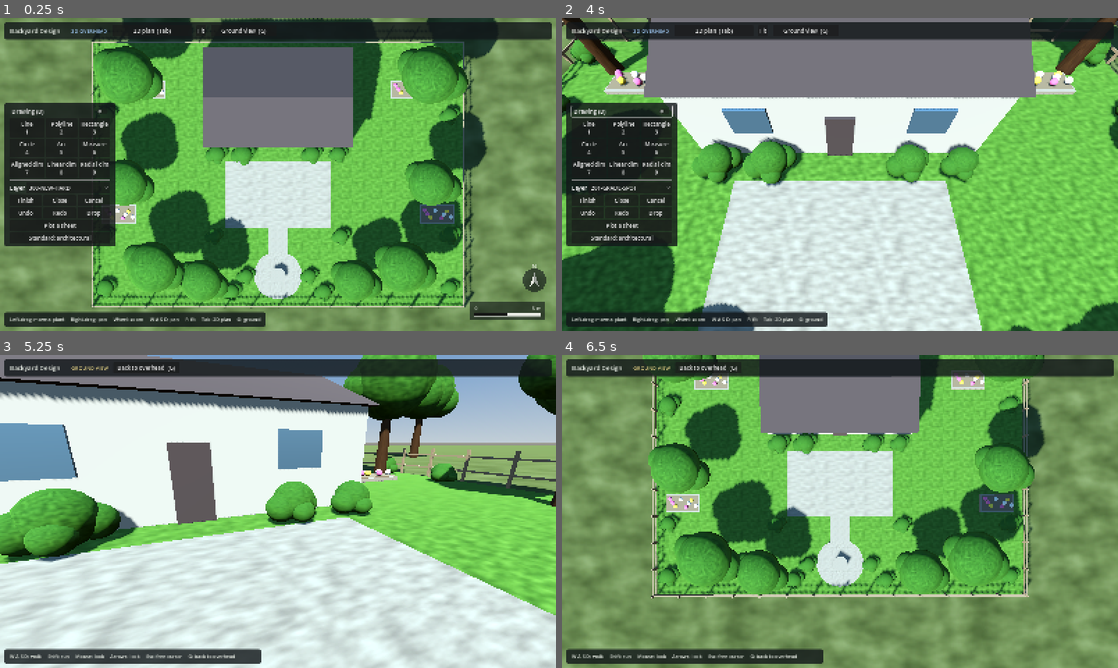
Above: before the commit, frames 1-4 (two rows, left to right).
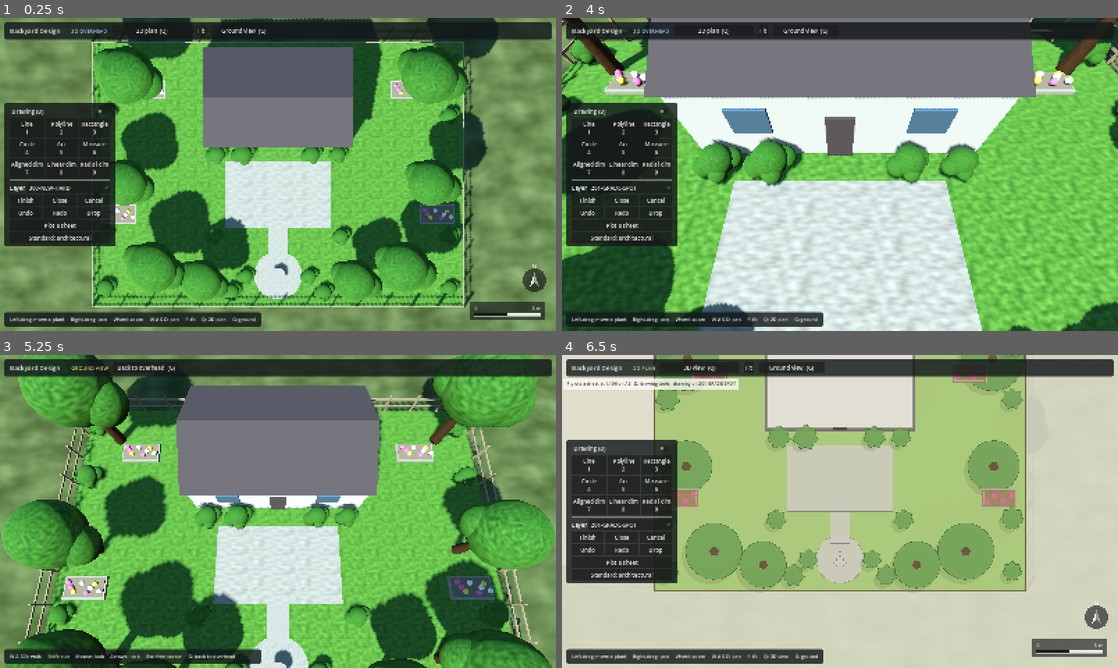
Above: after the commit, the same moments.

Repository: evanmac03/landscaping-planner
Game: Godot game, scene res://scenes/main.tscn
The game is run twice, just before and just after one commit, with the same random seed, the same clock (stepped at 60 frames per second) and the same inputs.
Inputs (mouse positions are in pixels of both pictures, inside the frame that each line leads up to):
- Up to frame 1 (0.25 s): no input
- Up to frame 2 (4 s): click "300-NEW-HARD" at 0.5 s; click "300-NEW-HARD" at 1.25 s; click "Fit" at 2 s; click "Ground view (G)" at 2.75 s; tap Enter (draft_finish) at 3.5 s; move the mouse to (962, 158) at 3.52 s; hold W (move_forward) from 3.53 s (still down); hold F (fit_view) from 3.53 s (still down); click (962, 158) at 3.67 s; tap Tab (toggle_view) at 3.8 s
- Up to frame 3 (5.25 s): release W (move_forward) at 4.25 s; release F (fit_view) at 4.25 s; drag from (166, 527) to (250, 574) at 4.27 s; move the mouse to (289, 505) at 5.02 s; hold W (move_forward) from 5.03 s (still down); hold Tab (toggle_view) from 5.03 s (still down); tap 5 (draft_arc) at 5.1 s
- Up to frame 4 (6.5 s): release W (move_forward) at 5.75 s; release Tab (toggle_view) at 5.75 s; drag from (812, 574) to (673, 464) at 5.77 s

The runs differ from the first frame. In frame 1, 0.2% of the frame differs, in the area x 24-48%, y 3-99%; in frame 2, 0.3%; in frame 3, 82%; in frame 4, 93%, in the area x 0-100%, y 0-100%.

Commit message:
Put the view switch on Q, and give the keyboard back to the drawing
Q swaps the 2D plan and the 3D overhead view. It is listed first in the binding, so it is the key the hints and the button name - and both read it out of the input map instead of spelling it, so a rebind moves the labels with it. Tab and V stay as aliases.

The reason Tab needed replacing at all: a HUD control that holds focus swallows Tab before _unhandled_input is offered it, so clicking the palette once silently left the view switch dead and left Enter pressing the button that had focus rather than finishing the shape. The HUD now keeps every control out of the focus chain.

Diff:
--- a/project.godot
+++ b/project.godot
@@ -26,7 +26,8 @@
 
 toggle_view={
 "deadzone": 0.5,
-"events": [Object(InputEventKey,"resource_local_to_scene":fa …(140 unchanged characters)… d":false,"keycode":0,"physical_keycode":4194306,"key_label":0,"unicode":0,"location":0,"echo":false,"script":null)
+"events": [Object(InputEventKey,"resource_local_to_scene":fa …(140 unchanged characters)… d":false,"keycode":0,"physical_keycode":81,"key_label":0,"unicode":0,"location":0,"echo":false,"script":null)
+, Object(InputEventKey,"resource_local_to_scene":false,"resource_name":"","device":-1,"window_id":0,"alt_pressed":false,"shift_pressed":false,"ctrl_pressed":false,"meta_pressed":false,"pressed":false,"keycode":0,"physical_keycode":4194306,"key_label":0,"unicode":0,"location":0,"echo":false,"script":null)
 , Object(InputEventKey,"resource_local_to_scene":false,"resource_name":"","device":-1,"window_id":0,"alt_pressed":false …(181 unchanged characters)…
 ]
 }
--- a/scenes/ui/hud.tscn
+++ b/scenes/ui/hud.tscn
@@ -76,7 +76,7 @@
 custom_minimum_size = Vector2(228, 0)
 layout_mode = 2
 size_flags_vertical = 4
-text = "Go to ground view  (Tab)"
+text = "3D view  (Q)"
 
 [node name="FitButton" type="Button" parent="Root/TopBar/Row"]
 unique_name_in_owner = true
@@ -111,7 +111,7 @@
 size_flags_vertical = 4
 theme_override_colors/font_color = Color(0.9, 0.92, 0.89, 1)
 theme_override_font_sizes/font_size = 14
-text = "Right-drag: pan     Wheel: zoom     W A S D: pan     Tab: ground view"
+text = "Right-drag: pan     Wheel: zoom     W A S D: pan     F: fit     Q: 3D view     G: ground"
 
 [node name="DraftHints" type="PanelContainer" parent="Root"]
 unique_name_in_owner = true
--- a/scripts/hud.gd
+++ b/scripts/hud.gd
@@ -7,8 +7,13 @@
 const DraftControllerScript := preload("res://scripts/draft/draft_controller.gd")
 
 const EDIT_HINTS := "Left-drag: move a plant     "
-const HINTS_2D := EDIT_HINTS + "Right-drag: pan     Wheel: zoom     W A S D: pan     F: fit     Tab: 3D view     G: ground"
-const HINTS_3D := EDIT_HINTS + "Right-drag: pan     Wheel: zoom     W A S D: pan     F: fit     Tab: 2D plan     G: ground"
+## The key that swaps the two overhead views is written as a token and filled in
+## from the input map: it is the one key in these lines that gets rebound, and a
+## hint naming a key that no longer switches anything is the same class of lie as a
+## legend entry that does nothing.
+const VIEW_KEY_TOKEN := "%VIEW%"
+const HINTS_2D := EDIT_HINTS + "Right-drag: pan     Wheel: zoom     W A S D: pan     F: fit     %VIEW%: 3D view     G: ground"
+const HINTS_3D := EDIT_HINTS + "Right-drag: pan     Wheel: zoom     W A S D: pan     F: fit     %VIEW%: 2D plan     G: ground"
 const HINTS_GROUND := "W A S D: walk     Shift: run     Mouse: look     Arrows: look     Esc: free cursor     G: back to overhead"
 
 ## The drawing tools, in the order the number keys select them: the action that
@@ -100,6 +105,9 @@
 	draft_hints_label.text = drafting_hints()
 	_build_palette()
 	_on_view_mode_changed(view_controller.mode)
+	# Last, so it covers the buttons the palette just built as well as the ones in
+	# the scene: a button that holds the keyboard takes the drawing keys with it.
+	release_keyboard_focus(self)
 
 
 func _process(_delta: float) -> void:
@@ -133,12 +141,23 @@
 	else:
 		mode_label.text = "GROUND VIEW"
 		mode_label.add_theme_color_override("font_color", Color(0.85, 0.78, 0.5))
-	toggle_button.text = "3D view  (Tab)" if flat else "2D plan  (Tab)"
+	var switch_key := _key_label(&"toggle_view")
+	toggle_button.text = "3D view  (%s)" % switch_key if flat else "2D plan  (%s)" % switch_key
 	toggle_button.visible = overhead
 	fit_button.visible = overhead
 	ground_button.text = "Ground view  (G)" if overhead else "Back to overhead  (G)"
-	hints_label.text = HINTS_2D if flat else (HINTS_3D if overhead else HINTS_GROUND)
+	hints_label.text = _hints_for(new_mode)
 	overlay.set_mode(new_mode)
+
+
+## The control hints for a view, with the key that swaps the overhead views filled
+## in from the input map.
+static func _hints_for(view_mode: int) -> String:
+	if view_mode == ViewController.ViewMode.GROUND:
+		return HINTS_GROUND
+	var template := HINTS_2D \
+		if view_mode == ViewController.ViewMode.PLAN_2D else HINTS_3D
+	return template.replace(VIEW_KEY_TOKEN, _key_label(&"toggle_view"))
 
 
 func _on_transition_started(_to_ground: bool) -> void:
@@ -191,6 +210,9 @@
 
 
 ## The key an action is bound to, or "" when it is bound to nothing.
+##
+## The *first* event an action lists is the one it is introduced by, so the order of
+## an action's events is what decides which key gets advertised.
 ##
 ## Modifiers are included, so Ctrl+Z does not print as a bare Z, which would be a
 ## different command. The name comes from the event rather than from a table here,
@@ -380,3 +402,15 @@
 	var capitalised := words.substr(0, 1).to_upper() + words.substr(1)
 	var key := _key_label(pair[0])
 	return capitalised if key == "" else "%s\n%s" % [capitalised, key]
+
+
+## Keep the HUD out of the keyboard focus chain.
+##
+## Godot hands Tab to focus navigation as soon as a Control holds it, and a focused
+## Button swallows the keys the drawing tools are driven by: the moment the palette was
+## clicked, Tab stopped reaching the view switch and Enter started pressing the button
+## that had focus rather than finishing the shape. Nothing in the HUD is typed into, so
+## nothing in it should hold the keyboard, and every key belongs to the drawing.
+static func release_keyboard_focus(root: Node) -> void:
+	for found: Node in root.find_children("*", "Button", true, false):
+		(found as Button).focus_mode = Control.FOCUS_NONE
--- a/scripts/view_controller.gd
+++ b/scripts/view_controller.gd
@@ -194,8 +194,9 @@
 # --- view control -----------------------------------------------------------------
 
 
-## Swap between the flat 2D plan and the 3D overhead view. From the ground this
-## rises to the 3D overhead view first, and works from there.
+## Swap between the flat 2D plan and the 3D overhead view. From the ground it goes
+## to the plan, flying up through the overhead framing on the way, because the key
+## is the one that gets you back to drawing and the plan is where drawing happens.
 func toggle_overhead() -> void:
 	_go(ViewMode.PLAN_2D if mode != ViewMode.PLAN_2D else ViewMode.OVERHEAD_3D)
 
--- a/tests/test_hud_hints.gd
+++ b/tests/test_hud_hints.gd
@@ -244,3 +244,59 @@
 	assert(choices[0]["name"] == LayerSet.SURVEY_PROPERTY)
 	assert(choices[choices.size() - 1]["name"] == LayerSet.GUIDES)
 	controller.free()
+
+
+# --- the view switch ------------------------------------------------------------------
+
+
+## Q swaps the two overhead views, and the hints and the button name it because they
+## read the key out of the input map rather than spelling it out. This is the
+## assertion that would notice the key being rebound without the labels saying so.
+func test_the_view_switch_is_advertised_as_the_key_it_is_really_on() -> void:
+	assert(Hud._key_label(&"toggle_view") == "Q")
+
+
+func test_the_control_hints_name_the_key_that_really_switches_views() -> void:
+	var flat := Hud._hints_for(ViewController.ViewMode.PLAN_2D)
+	assert(flat.contains("Q: 3D view"), flat)
+	assert(not flat.contains(Hud.VIEW_KEY_TOKEN), flat)
+	var solid := Hud._hints_for(ViewController.ViewMode.OVERHEAD_3D)
+	assert(solid.contains("Q: 2D plan"), solid)
+	assert(not solid.contains(Hud.VIEW_KEY_TOKEN), solid)
+	# The ground view has its own way out, and names that instead.
+	assert(Hud._hints_for(ViewController.ViewMode.GROUND).contains("G: back to overhead"))
+
+
+# --- the keyboard belongs to the drawing ----------------------------------------------
+
+
+## A focused Button swallows Tab, Enter and Escape before the drawing tools are offered
+## them, so clicking the palette once used to break the view switch and the finish and
+## cancel keys without a word. Nothing in the HUD is typed into, so nothing in it takes
+## the keyboard.
+func test_a_hud_control_never_takes_keyboard_focus() -> void:
+	var root := PanelContainer.new()
+	var nested := VBoxContainer.new()
+	root.add_child(nested)
+	for index in 3:
+		var button := Button.new()
+		button.name = "Button%d" % index
+		# One of them built the way the palette builds its own, one already focused.
+		if index == 1:
+			button.focus_mode = Control.FOCUS_ALL
+		nested.add_child(button)
+	# A control that is typed into would keep its focus, so the rule is about buttons.
+	var field := LineEdit.new()
+	root.add_child(field)
+
+	Hud.release_keyboard_focus(root)
+
+	for child: Node in nested.get_children():
+		assert((child as Button).focus_mode == Control.FOCUS_NONE, String(child.name))
+	# An OptionButton is a Button, and the layer list is one of those.
+	var option := OptionButton.new()
+	root.add_child(option)
+	Hud.release_keyboard_focus(root)
+	assert(option.focus_mode == Control.FOCUS_NONE)
+	assert(field.focus_mode != Control.FOCUS_NONE)
+	root.free()
